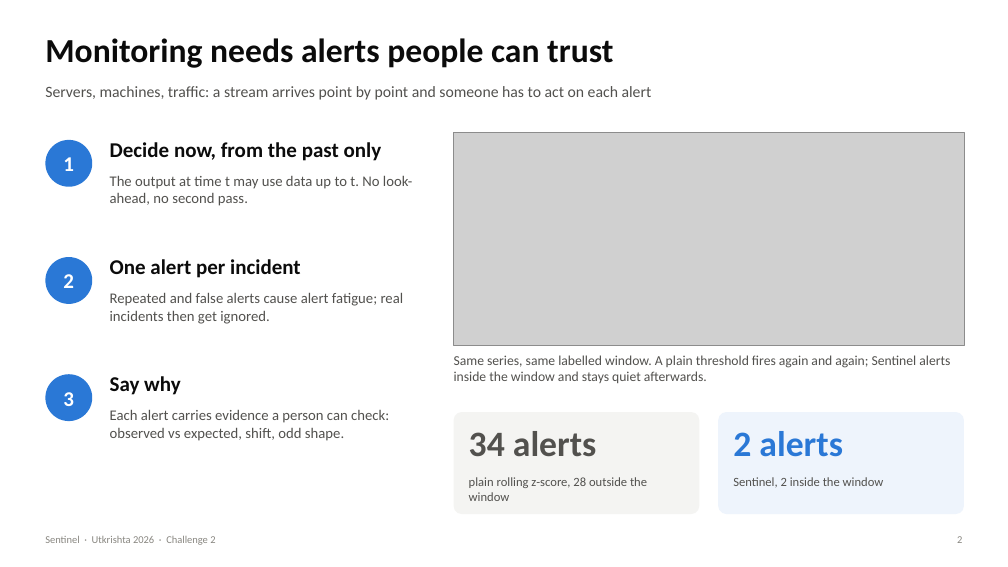
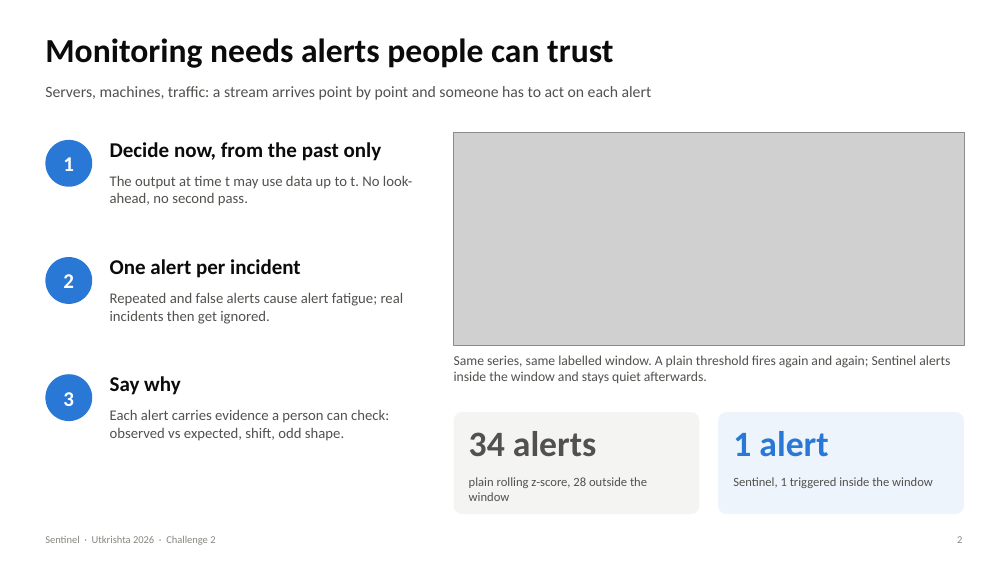
Before and after one commit to KumarranMahesh/sentinel, a slide deck: slide 2 of slides/Sentinel_Challenge2.pptx. Drawn at 1008x567 pixels with LibreOffice and Linux fonts; fonts in the diff are those of the drawing; grey boxes stand for pictures. Boxes give left, top, right and bottom in pixels: in the first picture for what was removed or moved away, otherwise in the second. Text is boxed around its words. In the diff, an @@ line names an element or a change of style, - is before the commit and + after.

```diff
--- a/slides/Sentinel_Challenge2.pptx
+++ b/slides/Sentinel_Challenge2.pptx
@@ text at [733,431,828,457]: text changed @@
-2 alerts
+1 alert
@@ text at [733,477,933,488]: text changed @@
-Sentinel, 2 inside the window
+Sentinel, 1 triggered inside the window
```
Also in this commit, not shown: 9 other slides changed, 14 other files.
